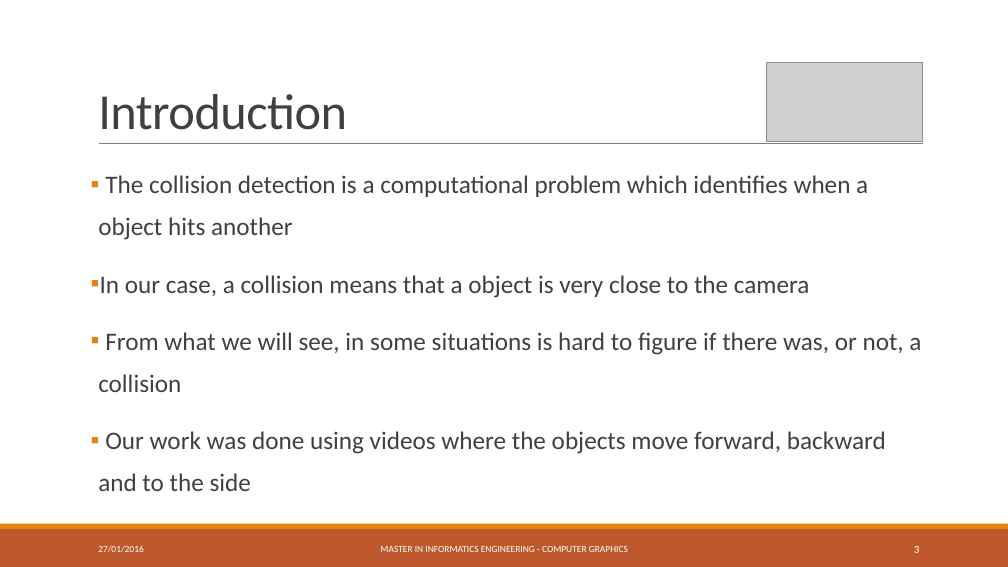
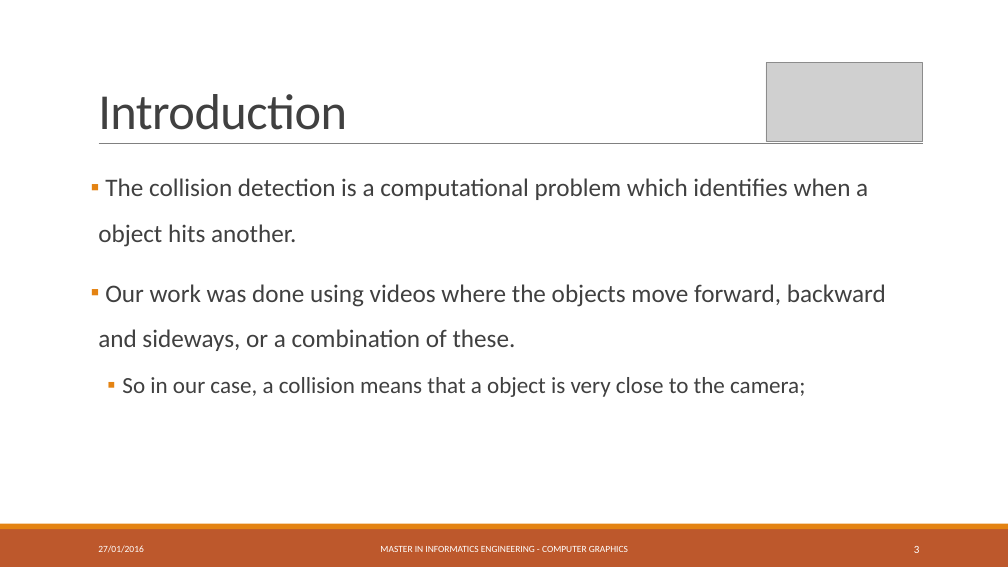
Before and after one commit to RafaelAnt/Trabalho_VpC, a slide deck: slide 3 of Presentation.pptx. Drawn at 1008x567 pixels with LibreOffice and Linux fonts; fonts in the diff are those of the drawing; grey boxes stand for pictures. Boxes give left, top, right and bottom in pixels: in the first picture for what was removed or moved away, otherwise in the second. Text is boxed around its words. In the diff, an @@ line names an element or a change of style, - is before the commit and + after.

```diff
--- a/Presentation.pptx
+++ b/Presentation.pptx
@@ text at bbox=[98, 178, 886, 397]: text changed @@
-▪ The collision detection is a computational problem which identifies when a object hits another
-▪ In our case, a collision means that a object is very close to the camera
-▪ From what we will see, in some situations is hard to figure if there was, or not, a collision
-▪ Our work was done using videos where the objects move forward, backward and to the side
+▪ The collision detection is a computational problem which identifies when a object hits another.
+▪ Our work was done using videos where the objects move forward, backward and sideways, or a combination of these.
+  ▪ So in our case, a collision means that a object is very close to the camera;
```
Also in this commit, not shown: 3 other slides changed, 1 slide added.
